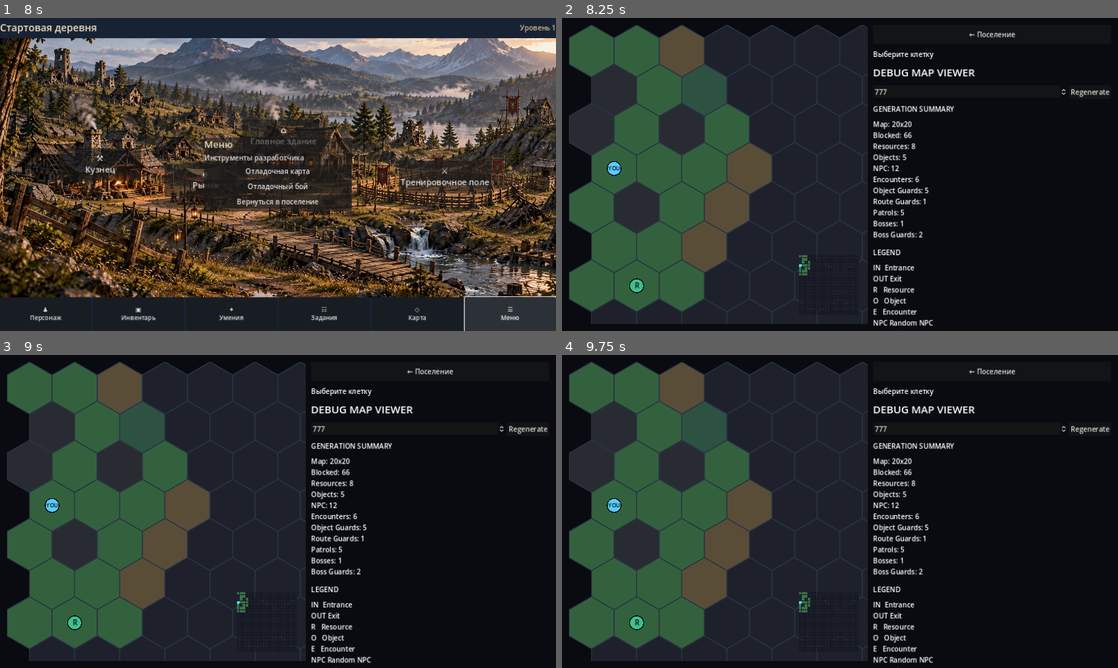
Above: before the commit, frames 1-4 (two rows, left to right).
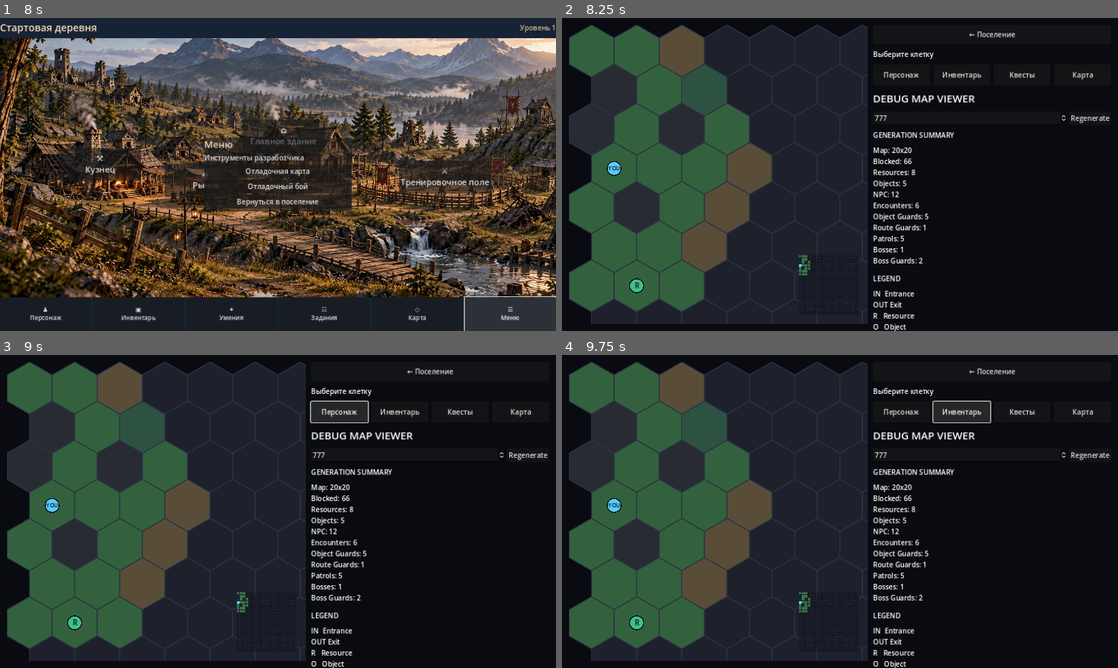
Above: after the commit, the same moments.

Repository: Archoniou1987/Battle-of-Artheon
Game: Godot game, scene res://scenes/main/main.tscn
Two runs of this game, one before a commit and one after it. Both use one fixed random seed, a clock stepped at 60 frames per second and the inputs below.
Inputs (mouse positions are in pixels of both pictures, inside the frame that each line leads up to):
- Up to frame 1 (8 s): click "⚒ Кузнец" at 0.5 s; click "◆ Рынок" at 1.25 s; click "⌂ Главное здание" at 2 s; click "⚔ Тренировочное поле" at 2.75 s; click "♟ Персонаж" at 3.5 s; click "▣ Инвентарь" at 4.25 s; click "✦ Умения" at 5 s; click "☷ Задания" at 5.75 s; click "◇ Карта" at 6.5 s; click "☰ Меню" at 7.25 s
- Up to frame 2 (8.25 s): click "Отладочная карта" at 8 s
- Up to frame 3 (9 s): click (339, 411) at 8.75 s, where only the run after the commit has a clickable "Персонаж"
- Up to frame 4 (9.75 s): click (962, 411) at 9.5 s, where only the run after the commit has a clickable "Инвентарь"

Frame 1 is identical in both runs. In frame 2, 4.0% of the frame differs, in the area x 55-99%, y 16-100%; in frame 3, 4.5%; in frame 4, 4.6%, in the area x 55-99%, y 14-100%.

Commit message:
Add four always-visible responsive navigation placeholders for character inventory quests map

Diff:
--- a/scenes/debug/debug_map_viewer.gd
+++ b/scenes/debug/debug_map_viewer.gd
@@ -9,6 +9,7 @@
 var movement_info:Label
 var movement_progress:ProgressBar
 var stop_button:Button
+var game_nav:GridContainer
 var _camera_ready:=false
 var _moving:=false
 var _stop_requested:=false
@@ -137,6 +138,7 @@
 	move_status.size_flags_horizontal=Control.SIZE_EXPAND_FILL
 	controls.add_child(move_status)
 	_build_movement_panel()
+	_build_game_navigation()
 	_loot_refresh_timer=Timer.new()
 	_loot_refresh_timer.wait_time=1.0
 	_loot_refresh_timer.timeout.connect(_on_loot_refresh)
@@ -211,6 +213,8 @@
 	$Root/Sidebar/Hint.visible=not portrait
 	$Root/Sidebar/SummaryTitle.visible=not portrait
 	$Root/Sidebar/Summary.visible=not portrait
+	if game_nav!=null:
+		game_nav.columns=2 if portrait else 4
 	_position_minimap()
 	_center_on_player()
 	if not _camera_ready: call_deferred("_finish_initial_camera")
@@ -375,6 +379,25 @@
 	row.add_child(stop_button)
 	movement_panel.visible=false
 
+func _build_game_navigation()->void:
+	# These are layout probes only; game screens are not connected yet.
+	game_nav=GridContainer.new()
+	game_nav.name="GameNavigation"
+	game_nav.columns=2
+	game_nav.size_flags_horizontal=Control.SIZE_EXPAND_FILL
+	game_nav.add_theme_constant_override("h_separation",8)
+	game_nav.add_theme_constant_override("v_separation",8)
+	$Root/Sidebar.add_child(game_nav)
+	$Root/Sidebar.move_child(game_nav,3)
+	for title in ["Персонаж","Инвентарь","Квесты","Карта"]:
+		var button:=Button.new()
+		button.name=title
+		button.text=title
+		button.custom_minimum_size.y=48.0
+		button.size_flags_horizontal=Control.SIZE_EXPAND_FILL
+		button.tooltip_text="Раздел будет подключён позже"
+		game_nav.add_child(button)
+
 func _request_stop()->void:
 	if not _moving: return
 	_stop_requested=true
